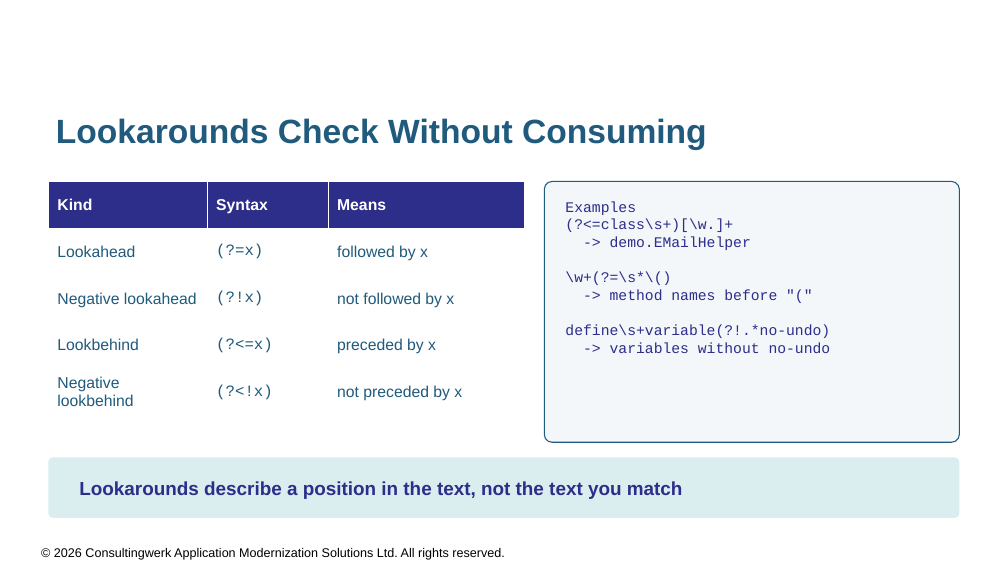
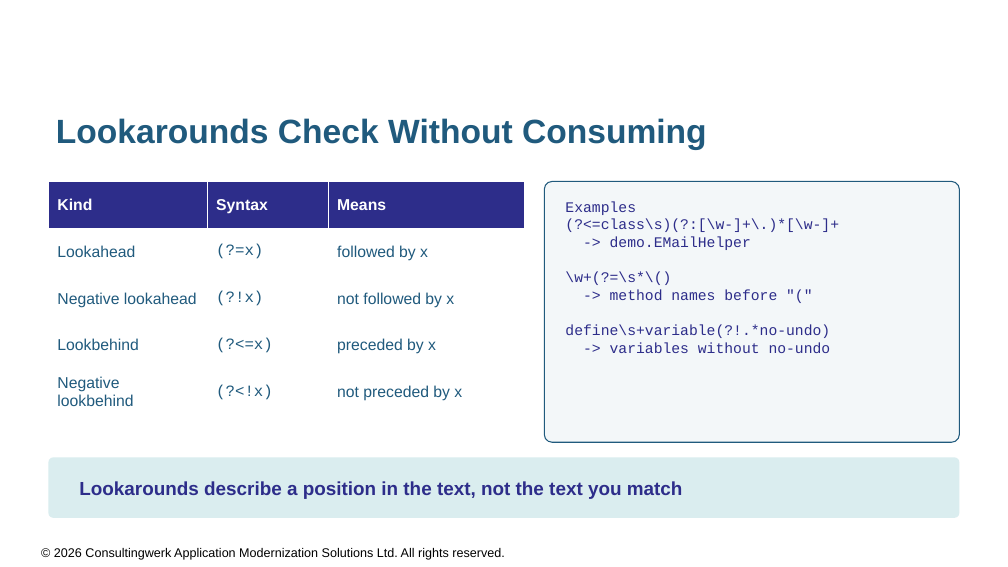
Before and after one commit to consultingwerk/ABL-RegEx-Samples, a slide deck: slide 15 of slides/Regular Expressions for ABL Developers.pptx (slide 13 before the commit). Drawn at 1008x567 pixels with LibreOffice and Linux fonts; fonts in the diff are those of the drawing; background and template pictures are left out. Boxes give left, top, right and bottom in pixels: in the first picture for what was removed or moved away, otherwise in the second. Text is boxed around its words. In the diff, an @@ line names an element or a change of style, - is before the commit and + after.

```diff
--- a/slides/Regular Expressions for ABL Developers.pptx
+++ b/slides/Regular Expressions for ABL Developers.pptx
@@ text in rounded rectangle at bbox=[565, 218, 839, 232]: text changed @@
-(?<=class\s+)[\w.]+
+(?<=class\s)(?:[\w-]+\.)*[\w-]+
```
Also in this commit, not shown: 8 other slides changed, 3 slides added, 7 other files.
